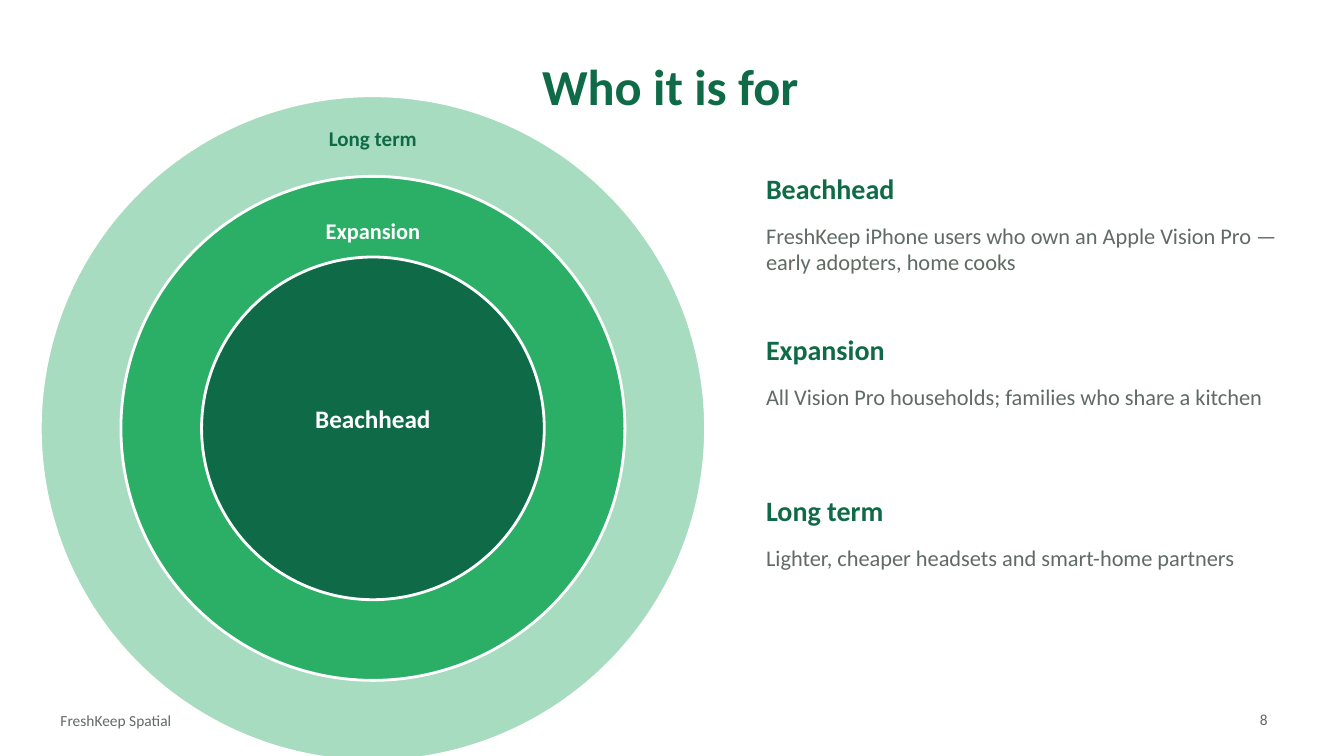
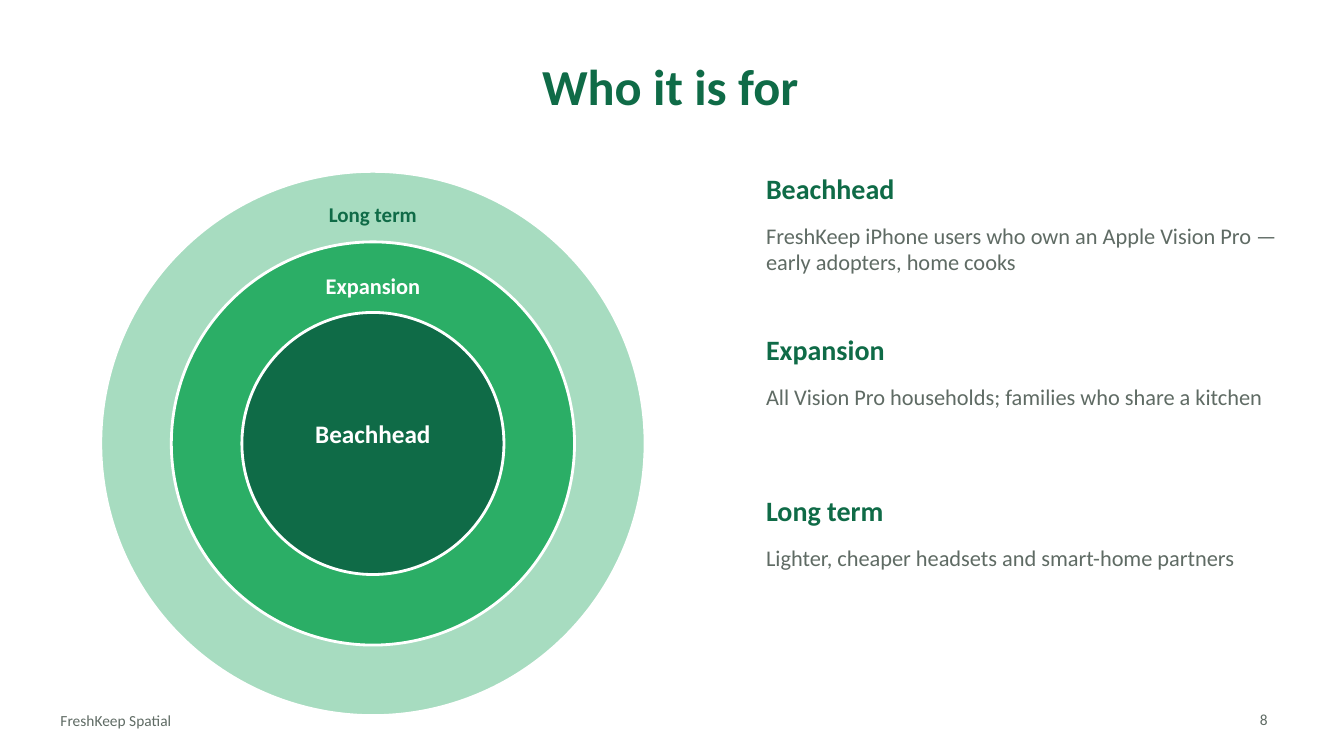
Before and after one commit to IT21244384/SE4041-FreshKeep, a slide deck: slide 8 of docs/FreshKeep_Spatial_Pitch_IT21244384.pptx. Drawn at 1344x756 pixels with LibreOffice and Linux fonts; fonts in the diff are those of the drawing. Boxes give left, top, right and bottom in pixels: in the first picture for what was removed or moved away, otherwise in the second. Text is boxed around its words. In the diff, an @@ line names an element or a change of style, - is before the commit and + after.

```diff
--- a/docs/FreshKeep_Spatial_Pitch_IT21244384.pptx
+++ b/docs/FreshKeep_Spatial_Pitch_IT21244384.pptx
@@ ellipse: place and size @@
-ellipse at [40, 96, 706, 756]
+ellipse at [101, 171, 645, 716]
@@ text "Long term": place and size @@
-text "Long term" at [329, 132, 417, 150]
+text "Long term" at [329, 208, 417, 226]
@@ ellipse: place and size @@
-ellipse at [121, 176, 625, 681]
+ellipse at [171, 242, 575, 645]
@@ text "Expansion": place and size @@
-text "Expansion" at [326, 223, 420, 243]
+text "Expansion" at [326, 278, 420, 298]
@@ ellipse: place and size @@
-ellipse at [202, 257, 544, 600]
+ellipse at [242, 313, 504, 575]
@@ text "Beachhead": place and size @@
-text "Beachhead" at [315, 410, 430, 428]
+text "Beachhead" at [315, 425, 430, 443]
```
Also in this commit, not shown: 4 other slides changed, 26 other files.
